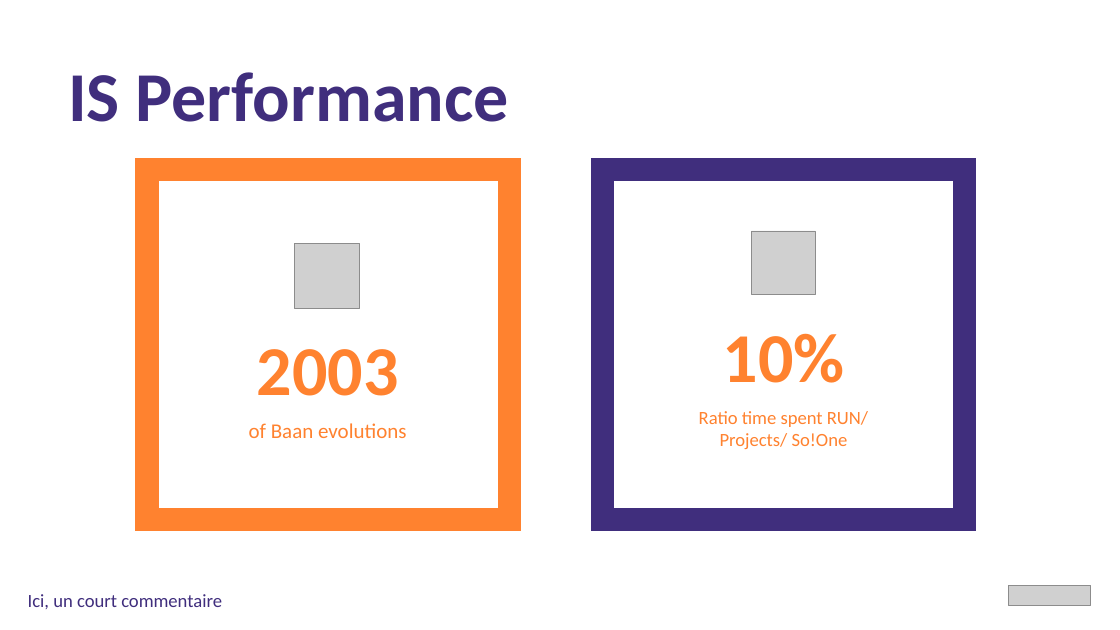
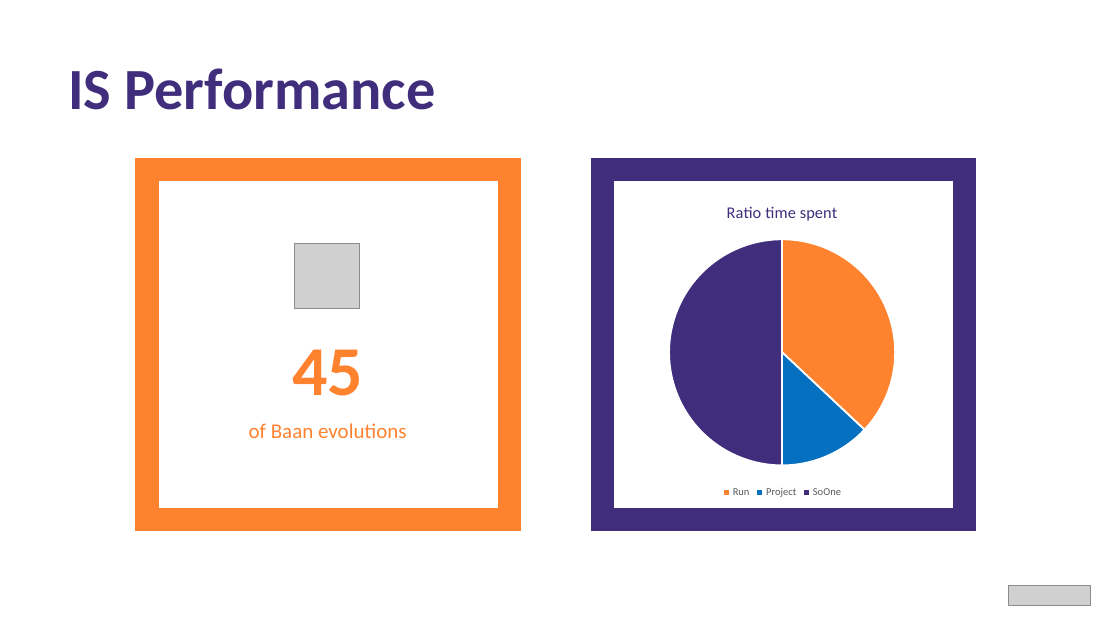
Before and after one commit to Jintus/powerpoint-generator, a slide deck: slide 6 of build/assets/KPI.pptx. Drawn at 1120x630 pixels with LibreOffice and Linux fonts; fonts in the diff are those of the drawing; grey boxes stand for pictures. Boxes give left, top, right and bottom in pixels: in the first picture for what was removed or moved away, otherwise in the second. Text is boxed around its words. In the diff, an @@ line names an element or a change of style, - is before the commit and + after.

```diff
--- a/build/assets/KPI.pptx
+++ b/build/assets/KPI.pptx
@@ text "IS Performance" at (68, 68, 435, 110): size 60 to 50 pt @@
@@ pie chart added at (572, 187, 992, 502) @@
+title "Ratio time spent"
+categories: Run, Project, SoOne
+Ratio time spent: 37, 13, 50
@@ picture removed at (752, 231, 816, 295) @@
@@ text at (292, 349, 363, 396): text changed @@
-2003
+45
@@ text removed at (723, 333, 845, 383) @@
-10%
@@ text removed at (699, 411, 868, 449) @@
-Ratio time spent RUN/ Projects/ So!One
@@ text removed at (28, 594, 222, 609) @@
-Ici, un court commentaire
```
Also in this commit, not shown: 11 other slides changed, 1 slide added, 12 other files.
